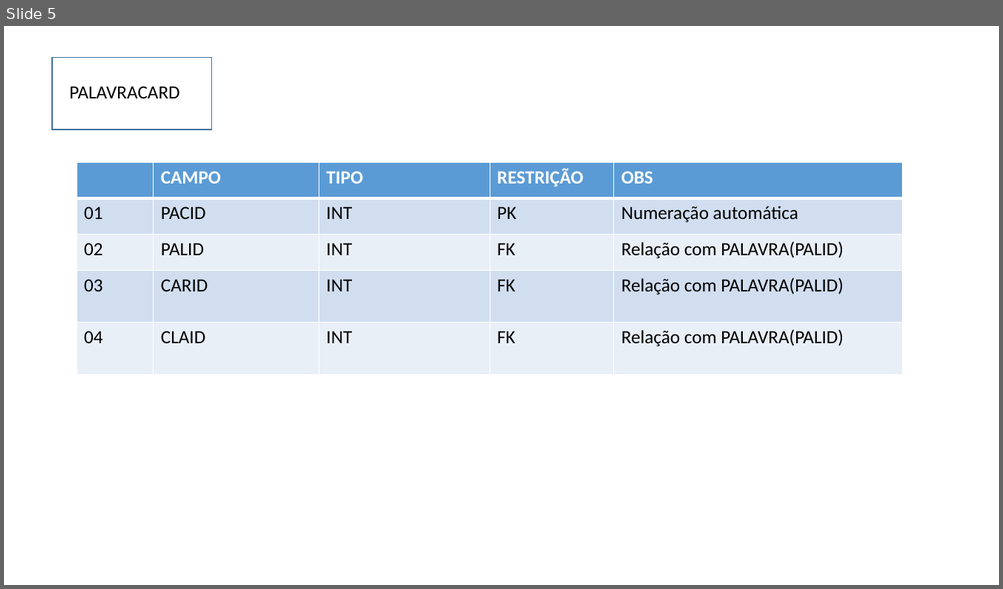
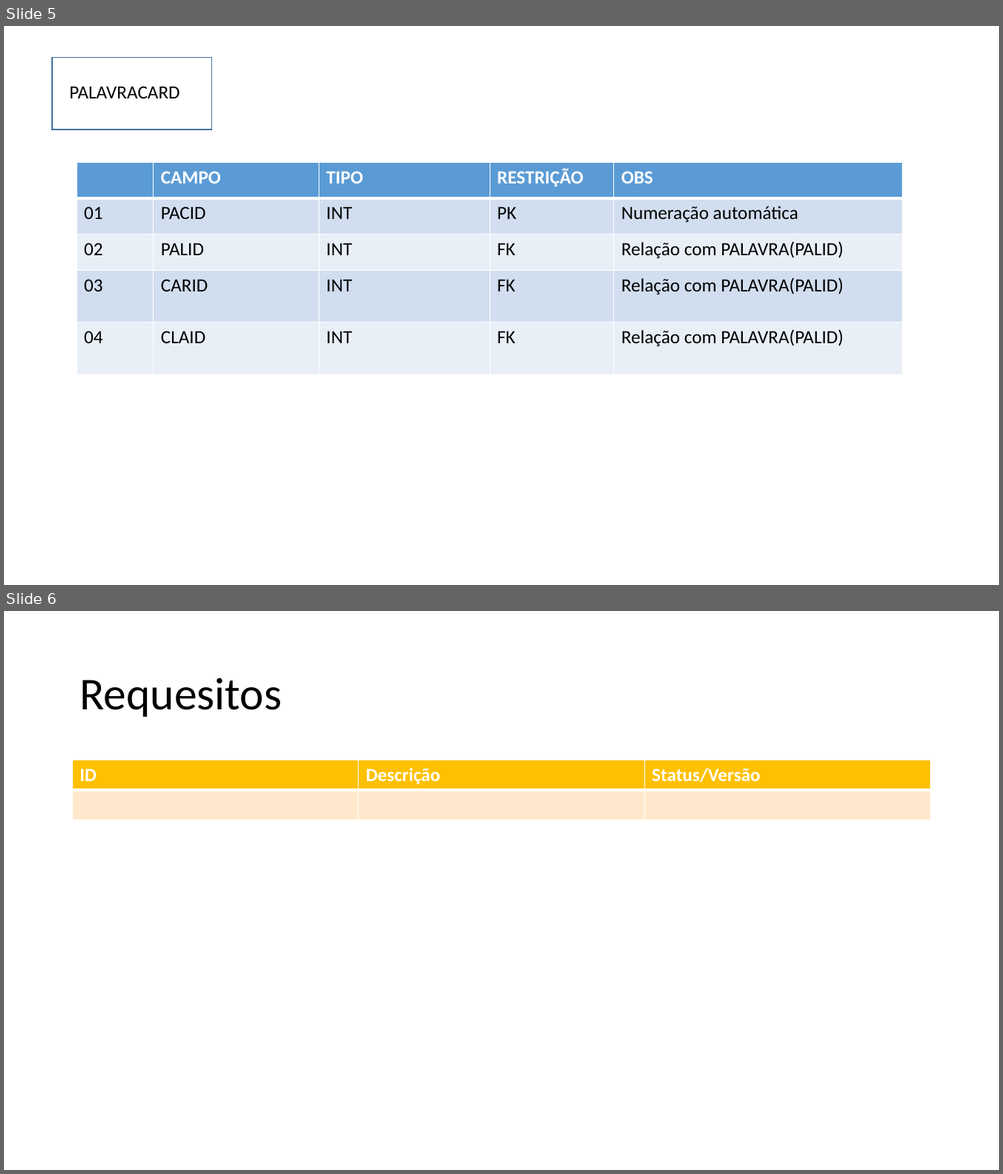
Before and after one commit to RaissaBarbs/leituraLeve, a slide deck: documentação/BookCardDocumentação.pptx. Shown one above the other, each under a label of ours: slide 5 before the commit, slides 5 and 6 after it. The pictures are 1003x589 and 1003x1174 pixels, drawn with LibreOffice and Linux fonts; fonts in the diff are those of the drawing. Boxes give left, top, right and bottom in pixels: in the first picture for what was removed or moved away, otherwise in the second. Text is boxed around its words. In the diff, an @@ line names an element or a change of style, - is before the commit and + after.

```diff
--- a/documentação/BookCardDocumentação.pptx
+++ b/documentação/BookCardDocumentação.pptx
@@ slide 6 added at [4,611,999,1170], background #FFFFFF @@
@@ title added at [79,678,282,717], 44 pt, text #000000 @@
+Requesitos
@@ table added at [73,760,930,820], 2 rows, 3 columns @@
+ID | Descrição | Status/Versão
+ |  | 
```
Also in this commit, not shown: 1 slide changed, 3 other slides added, 3 other files.
